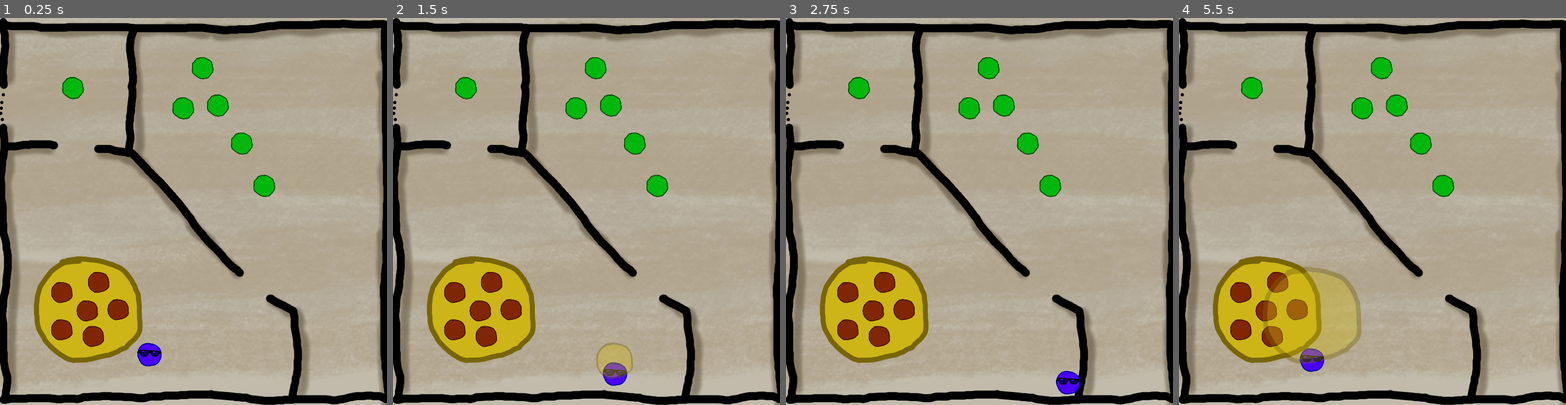
Above: before the commit, frames 1-4 (left to right).
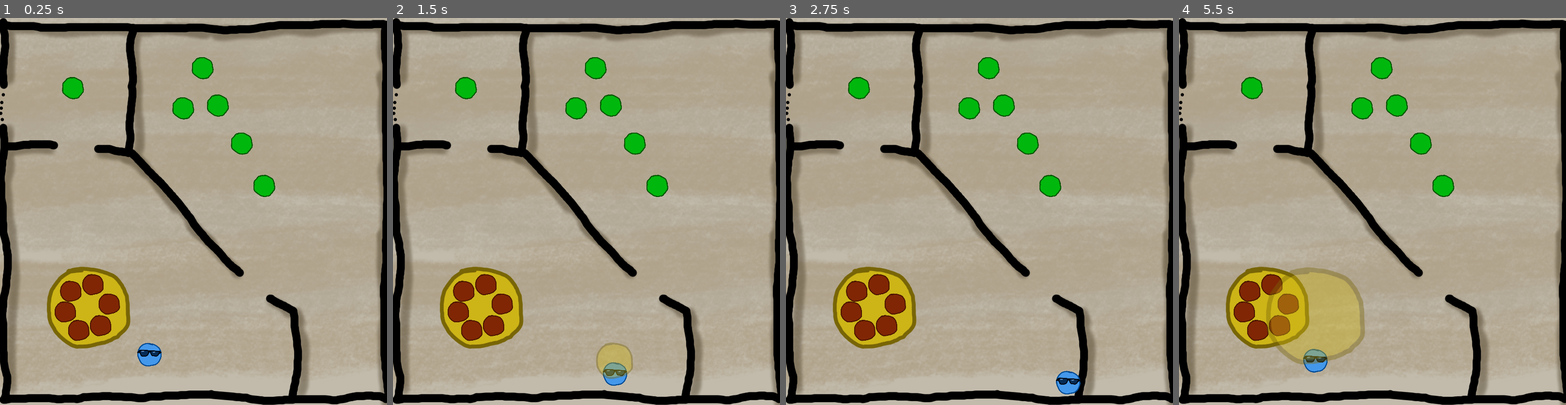
Above: after the commit, the same moments.

Repository: jalarimar/pizza
Game: Godot game, scene res://Level 1.tscn
Same seed, same stepped clock (60 frames per second), same inputs: the game is played once before the commit and once after it.
Inputs (mouse positions are in pixels of both pictures, inside the frame that each line leads up to):
- Up to frame 1 (0.25 s): no input
- Up to frame 2 (1.5 s): tap Enter at 0.5 s; move the mouse to (609, 103) at 0.52 s; hold D (right) 0.53-1.28 s; hold Space (space) 0.53-1.28 s; move the mouse to (632, 141) at 1.27 s; hold S (down) from 1.28 s (still down); tap Space (space) at 1.35 s
- Up to frame 3 (2.75 s): move the mouse to (1049, 184) at 2.02 s; release S (down) at 2.03 s; hold D (right) from 2.03 s (still down); hold Space (space) from 2.03 s (still down)
- Up to frame 4 (5.5 s): move the mouse to (1360, 107) at 2.77 s; release D (right) at 2.78 s; release Space (space) at 2.78 s; hold W (up) 2.78-3.53 s; tap Space (space) at 2.85, 4.35 s; move the mouse to (1380, 68) at 3.52 s; hold Space (space) 3.53-4.28 s; hold A (left) 3.53-5.03 s; move the mouse to (1252, 87) at 4.27 s; move the mouse to (1391, 211) at 5.02 s; hold S (down) from 5.03 s (still down); hold Space (space) from 5.03 s (still down)

The runs differ from the first frame. In frame 1, 5.4% of the frame differs, in the area x 8-42%, y 61-90%; in frame 2, 5.4%; in frame 3, 5.4%; in frame 4, 5.9%, in the area x 8-49%, y 61-92%.

Commit message:
Make pizza get eaten.

Diff:
--- a/Friend.gd
+++ b/Friend.gd
@@ -8,6 +8,8 @@
 var is_aware = false
 var direction = Vector2.UP
 var speed = 200
+
+var target = null
 
 func _ready():
     # randomly generate stats
@@ -20,19 +22,16 @@
         move_and_slide(direction * speed)
     else:
         pass
-        # use normal path
 
-
-func on_reach_pizza_box():
+func on_reach_pizza():
     if not is_aware:
         is_aware = true
         emit_signal("speak_pizza", position, speak_range)
-    for pizza in get_parent().get_node("PizzaBox").get_children():
-        if not pizza.is_claimed:
-            pizza.is_claimed = true
-            # move pizza
-            pizza.queue_free()
-            break
+
+    if target.is_in_group("pizza_slices"):
+        target.be_eaten(position)
+        yield(target, "eaten")
+        target = null
 
 
 func make_comments():
--- a/Friend.tscn
+++ b/Friend.tscn
@@ -25,4 +25,5 @@
 __meta__ = {
 "_edit_lock_": true
 }
+
 [connection signal="mouse_entered" from="." to="." method="_on_Friend_mouse_entered"]
--- a/FriendNavigator.gd
+++ b/FriendNavigator.gd
@@ -1,16 +1,39 @@
 extends Navigation2D
 
 func _draw():
-    var pizza_box = get_tree().get_nodes_in_group("pizza_box")[0]
     for friend in get_tree().get_nodes_in_group("friend"):
-        var path = get_simple_path(friend.position, pizza_box.position)
-        for i in range(path.size() - 1):
-            draw_line(path[i], path[i+1], Color.aliceblue, 5)
+        if friend.is_aware and friend.target:
+            var path = get_simple_path(friend.position, friend.target.position)
+            for i in range(path.size() - 1):
+                draw_line(path[i], path[i+1], Color.aliceblue, 5)
 
 func _process(delta):
     var pizza_box = get_tree().get_nodes_in_group("pizza_box")[0]
     for friend in get_tree().get_nodes_in_group("friend"):
-        var path = get_simple_path(friend.position, pizza_box.position)
+        if not friend.is_aware:
+            continue
+
+        var target
+        # if we already have a target, use that.
+        if friend.target != null:
+            target = friend.target
+
+        # otherwise, try to claim a pizza slice as a target
+        if target == null:
+            for pizza in get_tree().get_nodes_in_group("pizza_slices"):
+                if not pizza.is_claimed:
+                    pizza.is_claimed = true
+                    friend.target = pizza
+                    target = pizza
+                    break
+
+
+        # otherwise the pizza box is our target
+        if target == null:
+            friend.target = pizza_box
+            target = pizza_box
+
+        var path = get_simple_path(friend.position, target.position)
         if path.size() > 1:
             friend.direction = (path[1] - friend.position).normalized()
     update()
--- a/Level 1.tscn
+++ b/Level 1.tscn
@@ -1,12 +1,19 @@
-[gd_scene load_steps=9 format=2]
+[gd_scene load_steps=12 format=2]
 
-[ext_resource path="res://NotificationController.tscn" type="PackedScene" id=1]
-[ext_resource path="res://level1.png" type="Texture" id=2]
-[ext_resource path="res://person_normal.png" type="Texture" id=3]
-[ext_resource path="res://Pizza.tscn" type="PackedScene" id=4]
-[ext_resource path="res://FriendNavigator.gd" type="Script" id=5]
+[ext_resource path="res://level1.png" type="Texture" id=1]
+[ext_resource path="res://NotificationController.tscn" type="PackedScene" id=2]
+[ext_resource path="res://PizzaBox.gd" type="Script" id=3]
+[ext_resource path="res://person_normal.png" type="Texture" id=4]
+[ext_resource path="res://Pizza.tscn" type="PackedScene" id=5]
 [ext_resource path="res://Player.tscn" type="PackedScene" id=6]
 [ext_resource path="res://Friend.tscn" type="PackedScene" id=7]
+[ext_resource path="res://FriendNavigator.gd" type="Script" id=8]
+
+[sub_resource type="CircleShape2D" id=2]
+radius = 77.214
+
+[sub_resource type="CircleShape2D" id=3]
+radius = 98.2222
 
 [sub_resource type="NavigationPolygon" id=1]
 vertices = PoolVector2Array( 264, 27, 261, 264, 167, 242, 16, 29, 590, 778, 19, 776, 15, 274, 137, 294, 604, 703, 136, 239, 19, 253, 166, 295, 494, 576, 283, 24, 786, 23, 793, 773, 621, 597, 635, 783, 554, 541, 540, 525, 515, 586, 595, 615, 264, 289, 281, 274 )
@@ -15,50 +22,57 @@
 
 [node name="Level 1" type="Node2D"]
 
-[node name="NotificationController" parent="." instance=ExtResource( 1 )]
-
 [node name="background" type="Sprite" parent="."]
 position = Vector2( 403.129, 401.197 )
 scale = Vector2( 0.347749, 0.355566 )
-texture = ExtResource( 2 )
+texture = ExtResource( 1 )
 
-[node name="PizzaBox" type="Sprite" parent="." groups=[
+[node name="NotificationController" parent="." instance=ExtResource( 2 )]
+
+[node name="Walls2" type="StaticBody2D" parent="."]
+
+[node name="CollisionPolygon2D" type="CollisionPolygon2D" parent="Walls2"]
+polygon = PoolVector2Array( 265.797, 21.4163, 262.121, 266.937, 195.228, 263.261, 195.228, 275.758, 264.327, 286.049, 492.94, 535.98, 501.761, 522.749, 276.823, 272.818, 280.499, 22.1513, 788.447, 18.4759, 796.533, 772.68, 609.82, 783.706, 625.257, 702.111, 614.965, 600.668, 556.158, 573.47, 552.483, 582.291, 600.999, 608.019, 612.025, 701.376, 598.793, 780.766, 307.697, 775.62, 15.1307, 780.031, 18.071, 466.147, 12.9254, 269.877, 115.103, 267.672, 114.368, 256.646, 14.3956, 258.116, 15.1307, 25.0917, 254.035, 23.6215, -26.0344, -35.1858, -15.7432, 802.819, 837.698, 803.554, 822.261, -15.3383, 256.241, -15.3383 )
+
+[node name="Pizza" type="Node2D" parent="."]
+
+[node name="PizzaBox" type="Area2D" parent="Pizza" groups=[
 "pizza_box",
 ]]
-position = Vector2( 180.037, 606 )
-texture = ExtResource( 3 )
+position = Vector2( 181.204, 601.335 )
+script = ExtResource( 3 )
 
-[node name="Pizza" parent="PizzaBox" instance=ExtResource( 4 )]
+[node name="StaticBody2D" type="StaticBody2D" parent="Pizza/PizzaBox"]
 
-[node name="Pizza2" parent="PizzaBox" instance=ExtResource( 4 )]
-position = Vector2( -52.7928, -38.0599 )
+[node name="CollisionShape2D2" type="CollisionShape2D" parent="Pizza/PizzaBox/StaticBody2D"]
+position = Vector2( 2.33264, -2.3327 )
+shape = SubResource( 2 )
 
-[node name="Pizza3" parent="PizzaBox" instance=ExtResource( 4 )]
-position = Vector2( 23.327, -58.9314 )
+[node name="CollisionShape2D" type="CollisionShape2D" parent="Pizza/PizzaBox"]
+position = Vector2( 2.33264, -2.3327 )
+shape = SubResource( 3 )
 
-[node name="Pizza4" parent="PizzaBox" instance=ExtResource( 4 )]
-position = Vector2( -52.7927, 39.2877 )
+[node name="Sprite" type="Sprite" parent="Pizza/PizzaBox"]
+scale = Vector2( 0.767777, 0.767777 )
+texture = ExtResource( 4 )
 
-[node name="Pizza5" parent="PizzaBox" instance=ExtResource( 4 )]
-position = Vector2( 12.2773, 52.7928 )
+[node name="Pizza" parent="Pizza" instance=ExtResource( 5 )]
+position = Vector2( 134.55, 608.333 )
 
-[node name="Pizza6" parent="PizzaBox" instance=ExtResource( 4 )]
-position = Vector2( 63.8423, -2.45544 )
+[node name="Pizza2" parent="Pizza" instance=ExtResource( 5 )]
+position = Vector2( 145.906, 565.607 )
 
-[node name="Walls" type="Node2D" parent="PizzaBox"]
-visible = false
-position = Vector2( -180.037, -606 )
+[node name="Pizza3" parent="Pizza" instance=ExtResource( 5 )]
+position = Vector2( 191.701, 551.734 )
 
-[node name="StaticBody2D" type="StaticBody2D" parent="PizzaBox/Walls"]
+[node name="Pizza4" parent="Pizza" instance=ExtResource( 5 )]
+position = Vector2( 162.235, 646.454 )
 
-[node name="CollisionPolygon2D" type="CollisionPolygon2D" parent="PizzaBox/Walls/StaticBody2D"]
-polygon = PoolVector2Array( 265.797, 21.4163, 262.121, 266.937, 195.228, 263.261, 195.228, 275.758, 264.327, 286.049, 492.94, 535.98, 501.761, 522.749, 276.823, 272.818, 280.499, 22.1513, 788.447, 18.4759, 796.533, 772.68, 609.82, 783.706, 625.257, 702.111, 614.965, 600.668, 556.158, 573.47, 552.483, 582.291, 600.999, 608.019, 612.025, 701.376, 598.793, 780.766, 307.697, 775.62, 15.1307, 780.031, 18.071, 466.147, 12.9254, 269.877, 115.103, 267.672, 114.368, 256.646, 14.3956, 258.116, 15.1307, 25.0917, 254.035, 23.6215, -26.0344, -35.1858, -15.7432, 802.819, 837.698, 803.554, 822.261, -15.3383, 256.241, -15.3383 )
+[node name="Pizza5" parent="Pizza" instance=ExtResource( 5 )]
+position = Vector2( 207.477, 636.632 )
 
-[node name="Navigation2D" type="Navigation2D" parent="PizzaBox/Walls"]
-script = ExtResource( 5 )
-
-[node name="NavigationPolygonInstance2" type="NavigationPolygonInstance" parent="PizzaBox/Walls/Navigation2D"]
-navpoly = SubResource( 1 )
+[node name="Pizza6" parent="Pizza" instance=ExtResource( 5 )]
+position = Vector2( 225.218, 591.881 )
 
 [node name="Player" parent="." instance=ExtResource( 6 )]
 position = Vector2( 307.172, 696.278 )
@@ -80,3 +94,11 @@
 
 [node name="Friend2" parent="." instance=ExtResource( 7 )]
 position = Vector2( 149.772, 143.194 )
+
+[node name="NavigationController" type="Navigation2D" parent="."]
+script = ExtResource( 8 )
+
+[node name="NavigationPolygonInstance2" type="NavigationPolygonInstance" parent="NavigationController"]
+navpoly = SubResource( 1 )
+
+[connection signal="body_entered" from="Pizza/PizzaBox" to="Pizza/PizzaBox" method="on_body_enter"]
--- a/NotificationController.gd
+++ b/NotificationController.gd
@@ -12,4 +12,4 @@
     var notification = preload("res://Notification.tscn").instance()
     notification.global_position = position
     notification.speak_range = speak_range
-    get_parent().add_child(notification) # add notification on same level as notification controller
+    add_child(notification) # add notification on same level as notification controller
--- a/Pizza.gd
+++ b/Pizza.gd
@@ -1,7 +1,11 @@
 extends Sprite
+signal eaten
 
 var is_claimed = false
 
-
-func _process(delta):
-    pass
+func be_eaten(pos):
+    $Tween.interpolate_property(self, "position", position, pos, 1, Tween.TRANS_CUBIC, Tween.EASE_IN)
+    $Tween.start()
+    yield($Tween, "tween_completed")
+    emit_signal("eaten")
+    queue_free()
--- a/Pizza.tscn
+++ b/Pizza.tscn
@@ -3,8 +3,12 @@
 [ext_resource path="res://person_normal.png" type="Texture" id=1]
 [ext_resource path="res://Pizza.gd" type="Script" id=2]
 
-[node name="Pizza" type="Sprite"]
+[node name="Pizza" type="Sprite" groups=[
+"pizza_slices",
+]]
 modulate = Color( 0.623529, 0.211765, 0.211765, 1 )
 scale = Vector2( 0.196857, 0.196857 )
 texture = ExtResource( 1 )
 script = ExtResource( 2 )
+
+[node name="Tween" type="Tween" parent="."]
--- /dev/null
+++ b/PizzaBox.gd
@@ -0,0 +1,5 @@
+extends Area2D
+
+func on_body_enter(body):
+    if body.is_in_group("people") and body.has_method("on_reach_pizza"):
+        body.on_reach_pizza()
--- a/Player.tscn
+++ b/Player.tscn
@@ -12,7 +12,6 @@
 script = ExtResource( 1 )
 
 [node name="Sprite" type="Sprite" parent="."]
-modulate = Color( 1.09724, 0, 1.10588, 1 )
 scale = Vector2( 0.219391, 0.219391 )
 texture = ExtResource( 2 )
 __meta__ = {
Not shown: 1 places in Friend.tscn that only renumber resources
